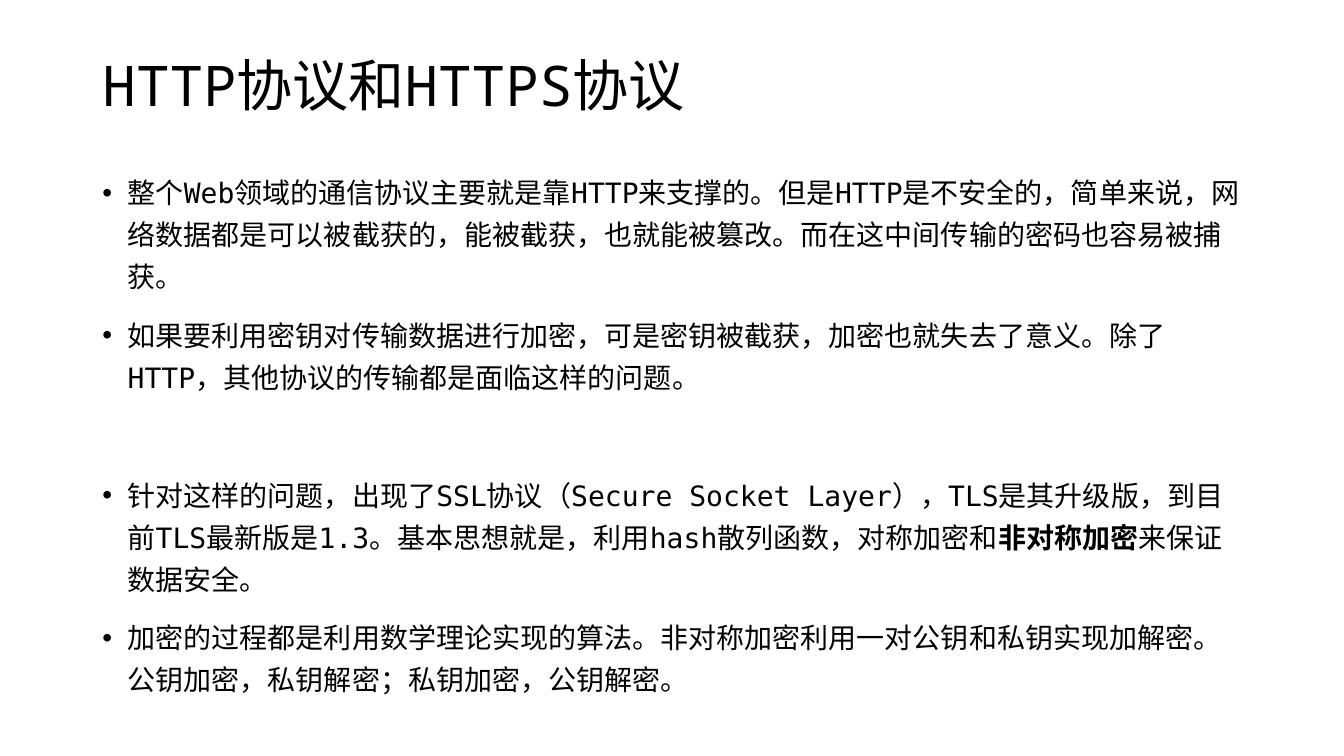
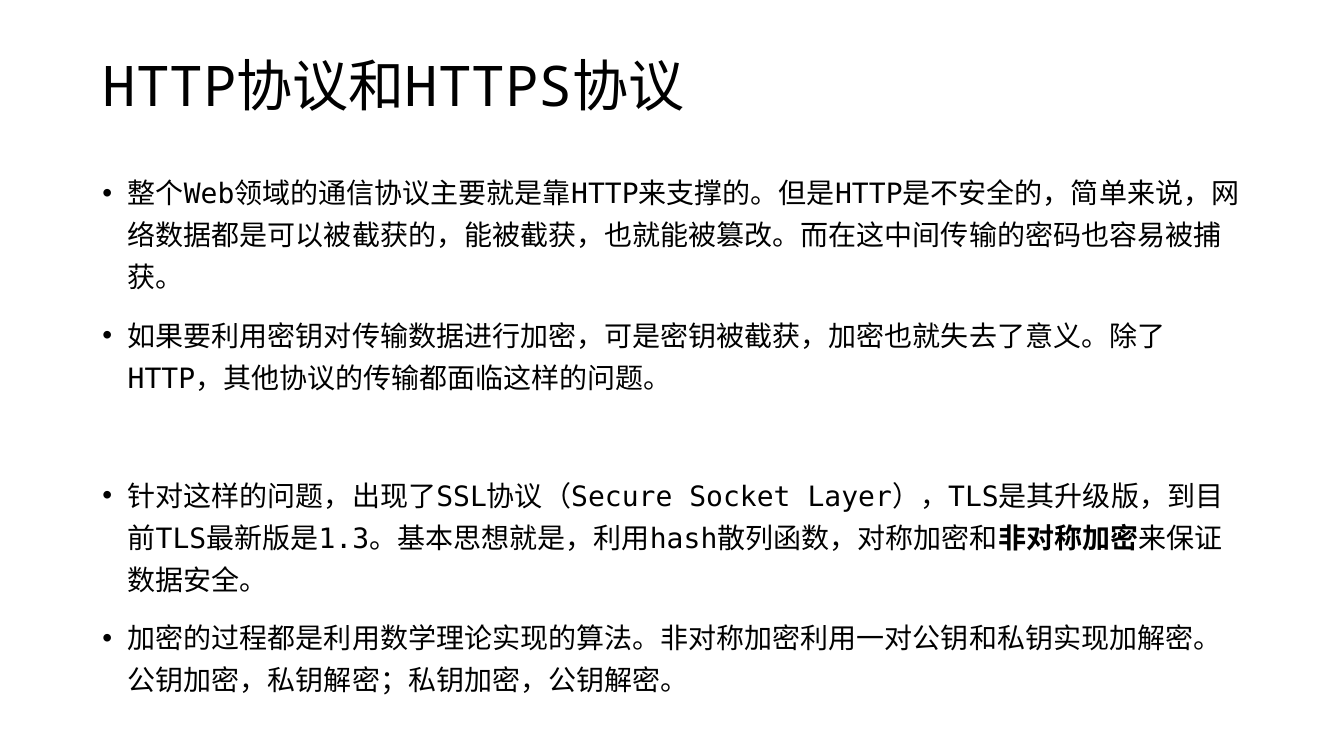
Before and after one commit to edu2act/course-wechat-and-miniprogram, a slide deck: slide 6 of materials/ch06/ch06-服务端和远程请求.pptx. Drawn at 1344x756 pixels with LibreOffice and Linux fonts; fonts in the diff are those of the drawing. Boxes give left, top, right and bottom in pixels: in the first picture for what was removed or moved away, otherwise in the second. Text is boxed around its words. In the diff, an @@ line names an element or a change of style, - is before the commit and + after.

```diff
--- a/materials/ch06/ch06-服务端和远程请求.pptx
+++ b/materials/ch06/ch06-服务端和远程请求.pptx
@@ text at box(128, 322, 1166, 391): text changed @@
-• 如果要利用密钥对传输数据进行加密，可是密钥被截获，加密也就失去了意义。除了HTTP，其他协议的传输都是面临这样的问题。
+• 如果要利用密钥对传输数据进行加密，可是密钥被截获，加密也就失去了意义。除了HTTP，其他协议的传输都面临这样的问题。
```
Also in this commit, not shown: 8 other slides changed, 1 slide added, 1 slide removed, 17 other files.
